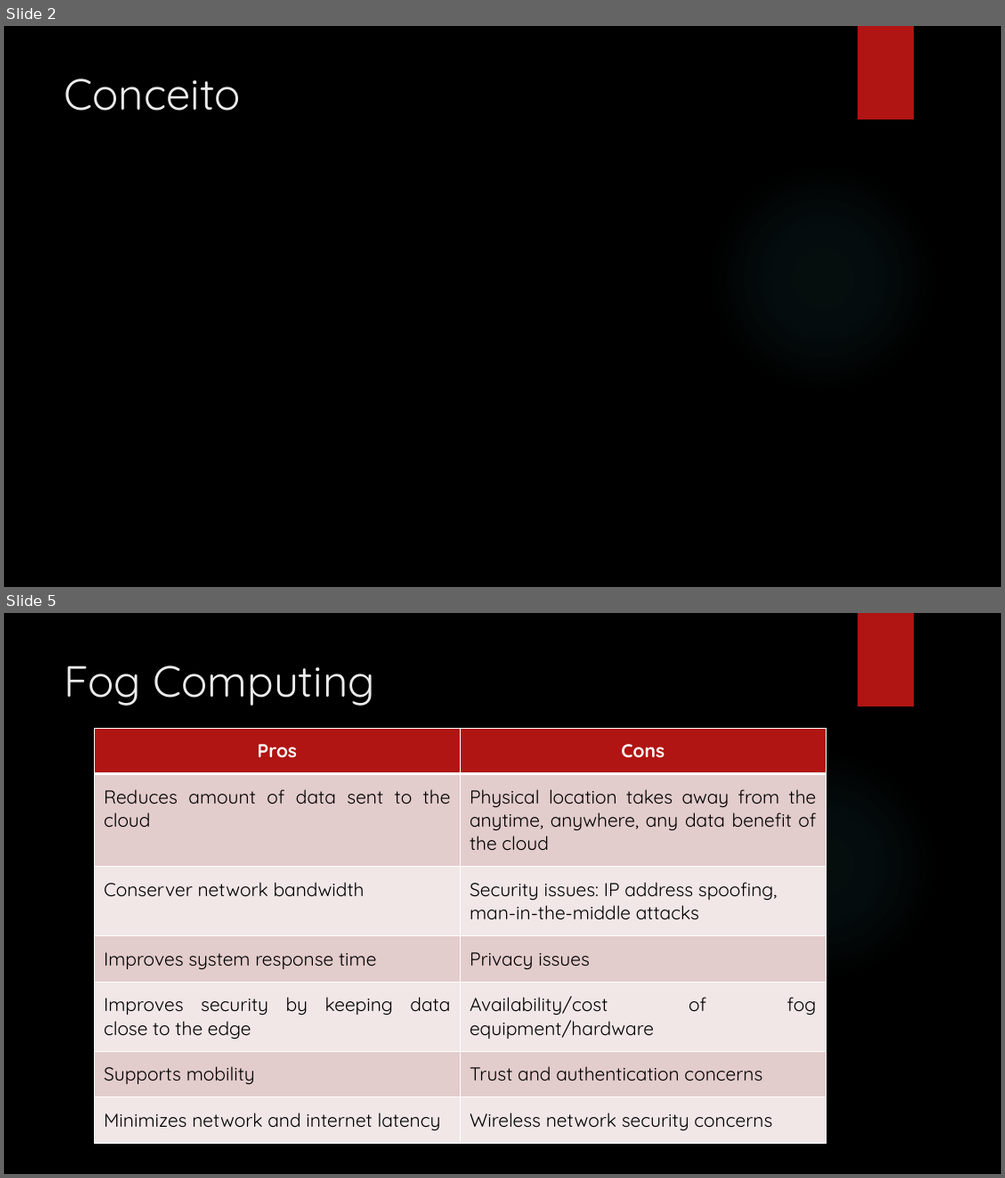
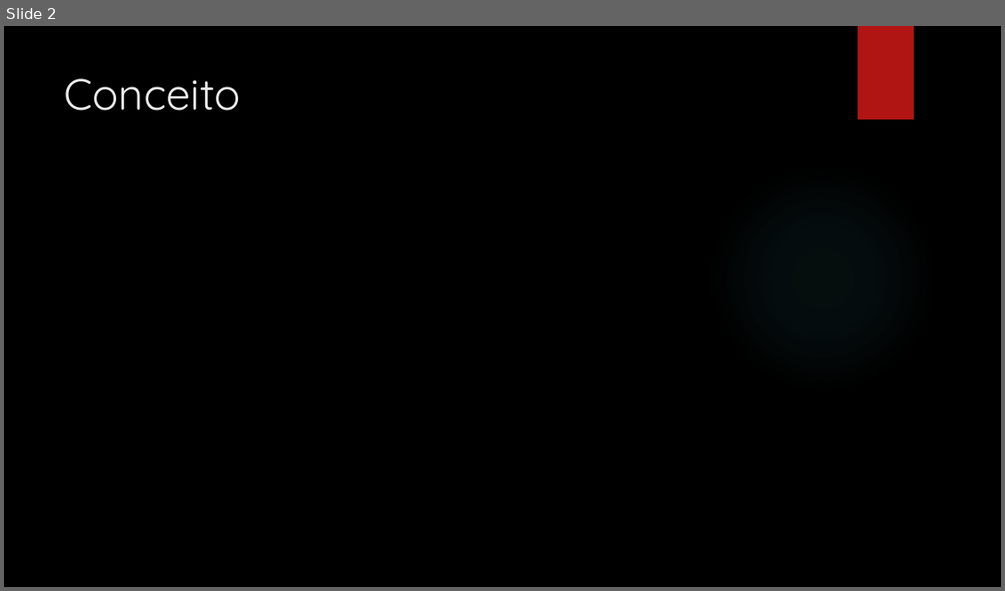
Before and after one commit to SephirothZX/AOC_2017_JPTB_FogComputing, a slide deck: Fog Computing.pptx. Shown one above the other, each under a label of ours: slides 2 and 5 before the commit, slide 2 after it; the slides between them are not shown. The pictures are 1005x1178 and 1005x591 pixels, drawn with LibreOffice and Linux fonts; fonts in the diff are those of the drawing; background and template pictures are left out. Boxes give left, top, right and bottom in pixels: in the first picture for what was removed or moved away, otherwise in the second. Text is boxed around its words. In the diff, an @@ line names an element or a change of style, - is before the commit and + after.

```diff
--- a/Fog Computing.pptx
+++ b/Fog Computing.pptx
@@ slide 5 removed at <box>4,613,1001,1174</box>, background picture (left out); not listed: 2 template elements that a slide beside it also shows @@
@@ title removed at <box>65,666,375,706</box> @@
-Fog Computing
@@ table removed at <box>95,728,825,1154</box>, 7 rows, 2 columns @@
-Pros | Cons
-Reduces amount of data sent to the cloud | Physical location takes away from the anytime, anywhere, any data benefit of the cloud
-Conserver network bandwidth | Security issues: IP address spoofing, / man-in-the-middle attacks
-Improves system response time | Privacy issues
-Improves security by keeping data close to the edge | Availability/cost of fog equipment/hardware
-Supports mobility | Trust and authentication concerns
-Minimizes network and internet latency | Wireless network security concerns
```
Also in this commit, not shown: 3 slides added, 2 other slides removed.
